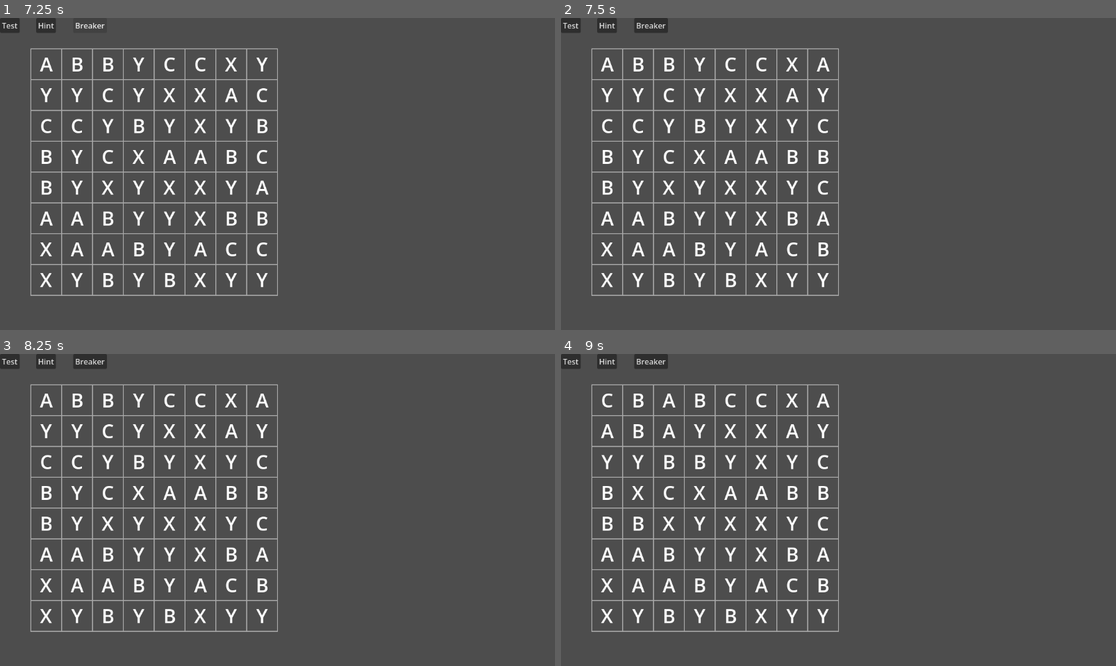
Above: before the commit, frames 1-4 (two rows, left to right).
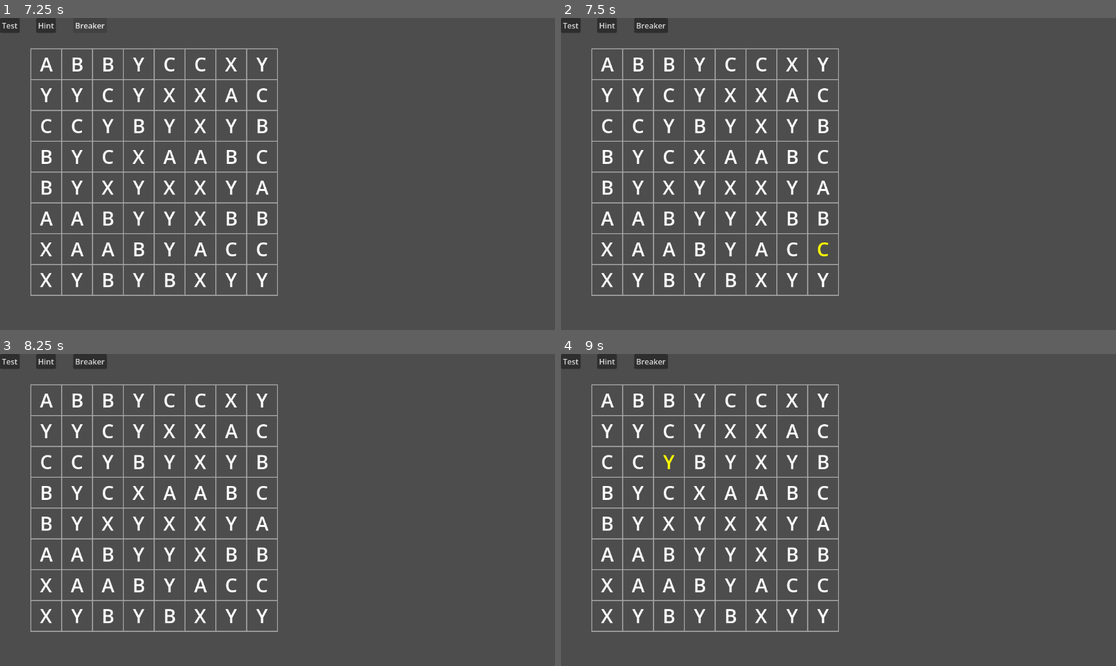
Above: after the commit, the same moments.

Repository: fehudma/godot_projects
Game: Godot game, scene res://Scenes/game.tscn
Same seed, same stepped clock (60 frames per second), same inputs: the game is played once before the commit and once after it.
Inputs (mouse positions are in pixels of both pictures, inside the frame that each line leads up to):
- Up to frame 1 (7.25 s): click "Breaker" at 0.5 s; click "Test" at 1.25 s; click "Hint" at 2 s; click "Test" at 2.75 s; click "Hint" at 3.5 s; click "Breaker" at 4.25 s; click "Test" at 5 s; click "Hint" at 5.75 s; click "Breaker" at 6.5 s
- Up to frame 2 (7.5 s): tap Enter at 7.25 s; move the mouse to (810, 236) at 7.27 s; click (810, 236) at 7.42 s
- Up to frame 3 (8.25 s): tap Space at 8 s; move the mouse to (444, 556) at 8.02 s; click (444, 556) at 8.17 s
- Up to frame 4 (9 s): tap Enter at 8.75 s; move the mouse to (672, 463) at 8.77 s; click (672, 463) at 8.92 s

Frame 1 is identical in both runs. In frame 2, 0.4% of the frame differs, in the area x 46-49%, y 12-77%; in frame 3, 0.4%; in frame 4, 1.1%, in the area x 7-49%, y 12-77%.

Commit message:
breaker button can be toggled on and off

Diff:
--- a/Scenes/board.gd
+++ b/Scenes/board.gd
@@ -631,7 +631,7 @@
 
 
 func _on_breaker_button_pressed() -> void:
-	print("Breaker activated")
+	print("Breaker toggled")
 
 	if input_locked:
 		return
@@ -644,7 +644,7 @@
 
 		selected_cell = Vector2i(-1, -1)
 
-	breaker_active = true
+	breaker_active = not breaker_active
 
 
 func _on_test_button_pressed() -> void:
